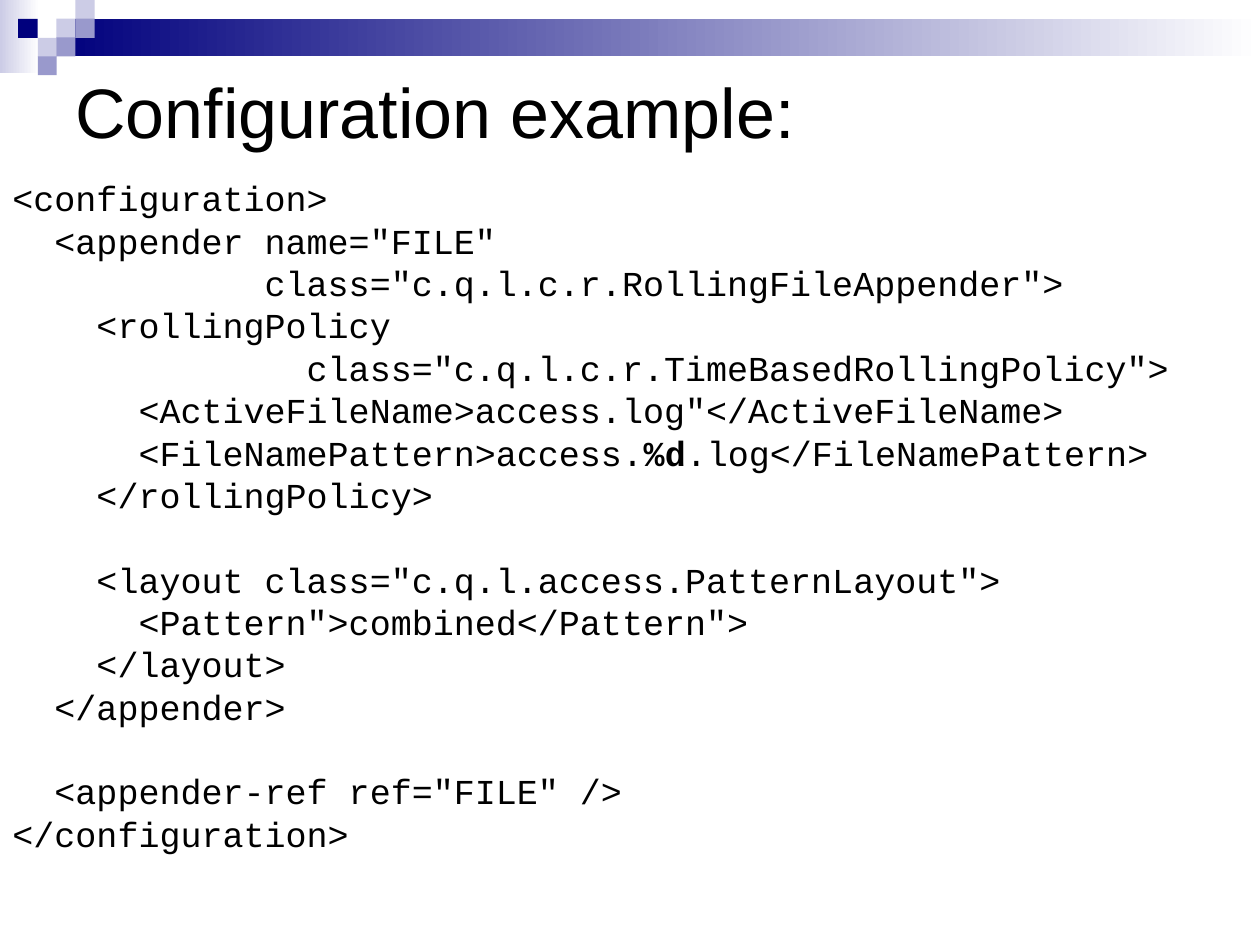
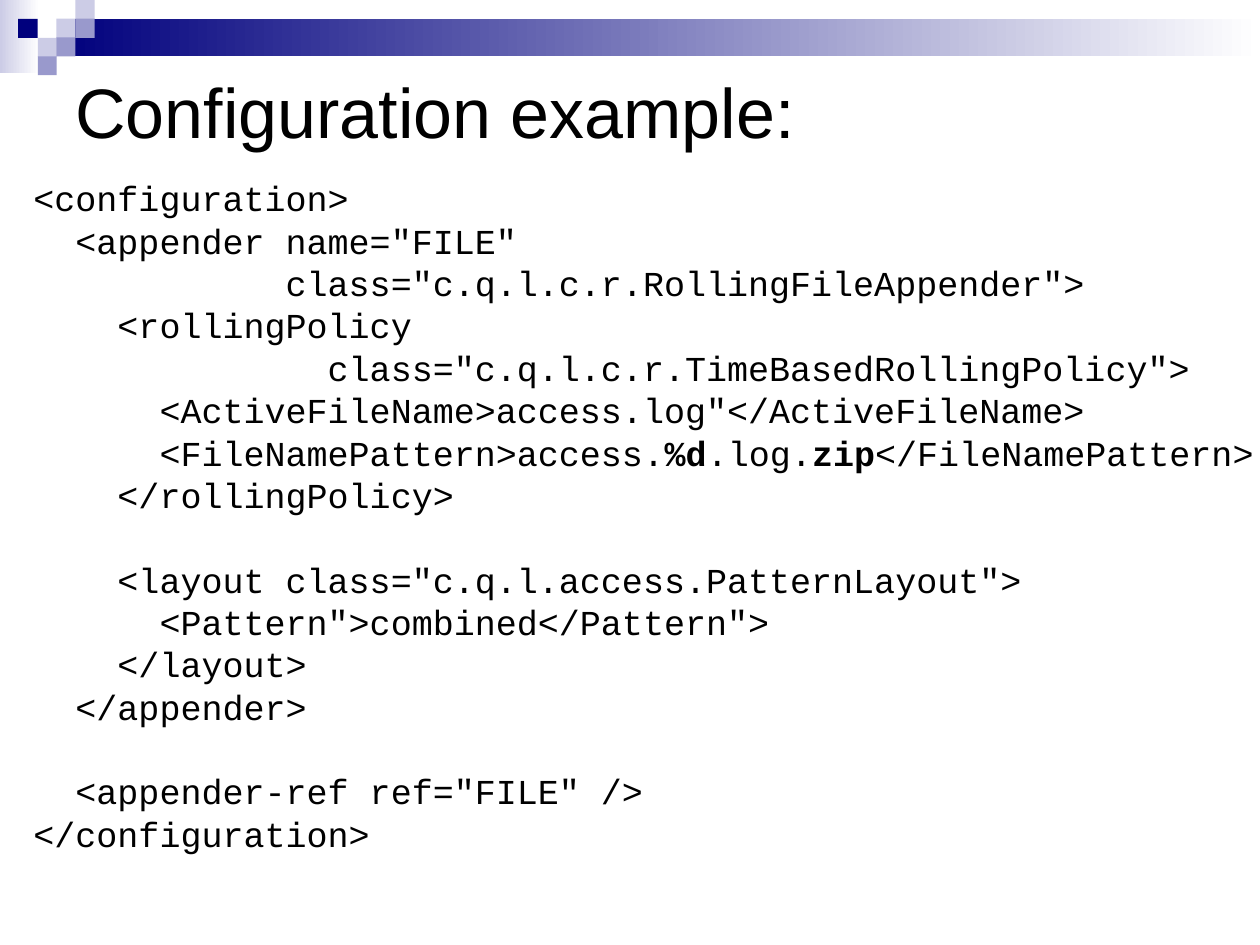
Before and after one commit to qos-ch/logback, a slide deck: slide 9 of logback-site/src/site/resources/10reasons.ppt. Drawn at 1260x945 pixels with LibreOffice and Linux fonts; fonts in the diff are those of the drawing; background and template pictures are left out. Boxes give left, top, right and bottom in pixels: in the first picture for what was removed or moved away, otherwise in the second. Text is boxed around its words. In the diff, an @@ line names an element or a change of style, - is before the commit and + after.

```diff
--- a/logback-site/src/site/resources/10reasons.ppt
+++ b/logback-site/src/site/resources/10reasons.ppt
@@ text "<configuration>": place and size @@
-text "<configuration>" at (12, 187, 1169, 855)
+text "<configuration>" at (33, 187, 1254, 855)
@@ text at (160, 441, 1254, 474): text changed @@
-<FileNamePattern>access.%d.log</FileNamePattern>
+<FileNamePattern>access.%d.log.zip</FileNamePattern>
```
Also in this commit, not shown: 12 other slides changed, 4 slides added, 1 slide removed, 2 other files.
